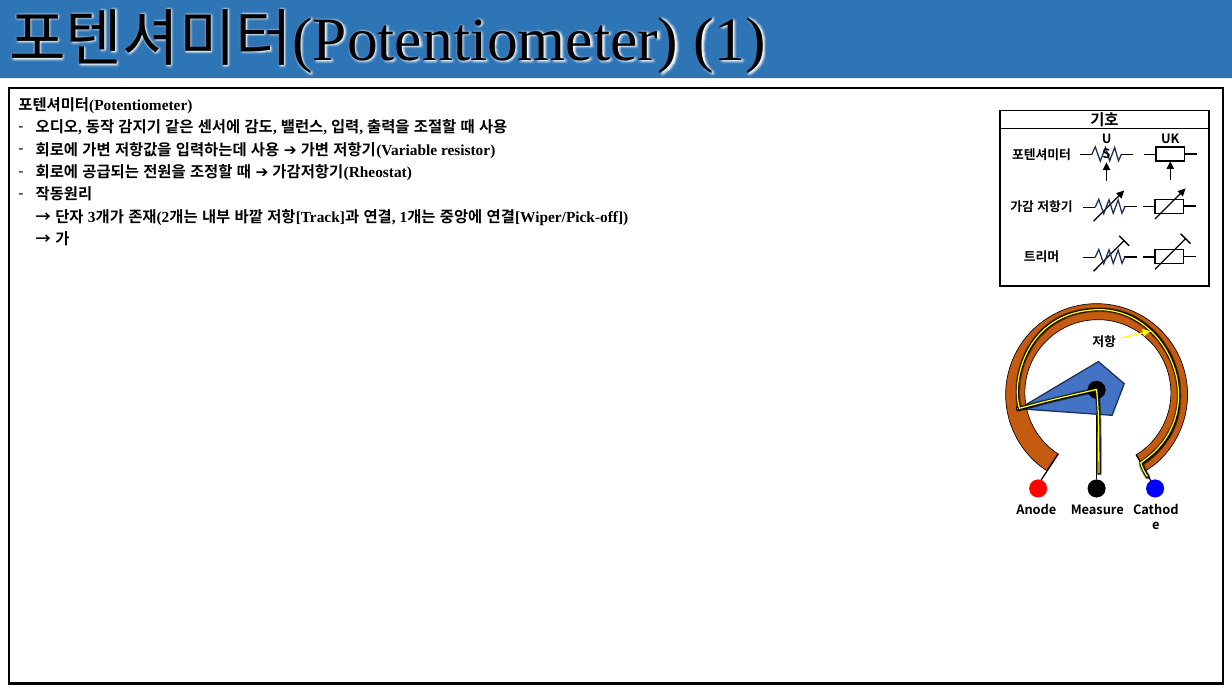
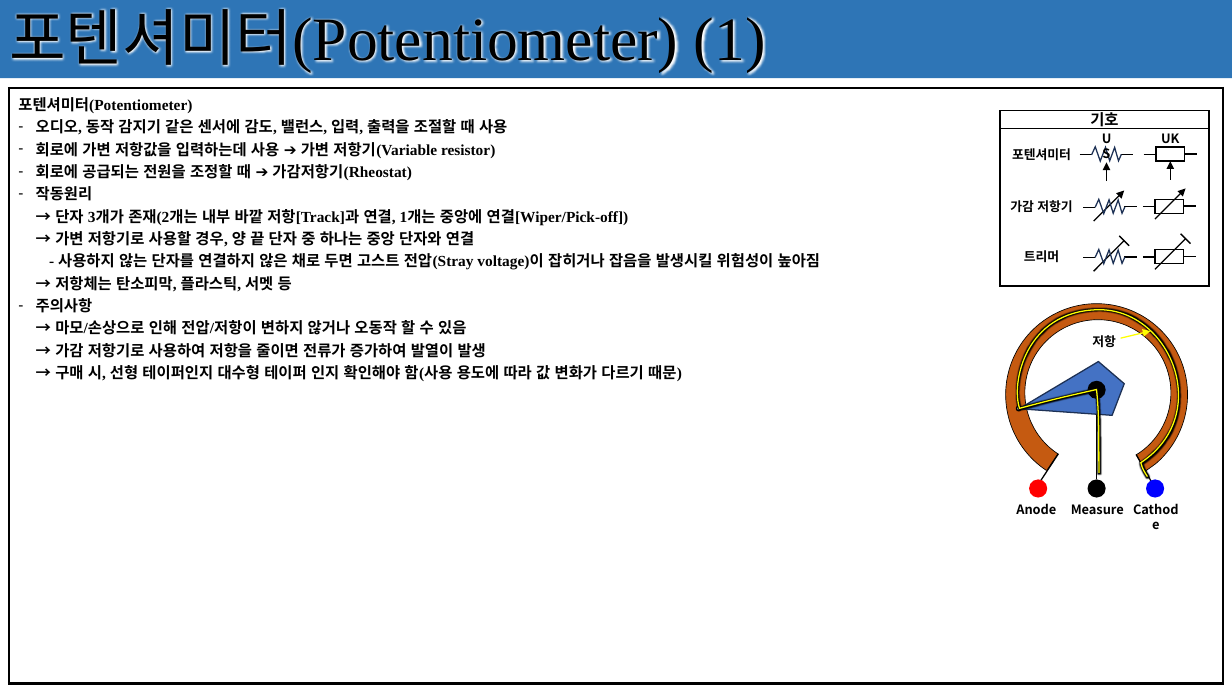
Before and after one commit to seonghokim/Study, a slide deck: slide 40 of Study Material/[KOR] Basic Electrical Circuit.pptx (slide 36 before the commit). Drawn at 1232x693 pixels with LibreOffice and Linux fonts; fonts in the diff are those of the drawing. Boxes give left, top, right and bottom in pixels: in the first picture for what was removed or moved away, otherwise in the second. Text is boxed around its words. In the diff, an @@ line names an element or a change of style, - is before the commit and + after.

```diff
--- a/Study Material/[KOR] Basic Electrical Circuit.pptx
+++ b/Study Material/[KOR] Basic Electrical Circuit.pptx
@@ table at (9, 88, 1224, 683) @@
-row 1, column 1: 포텐셔미터(Potentiometer) / 오디오, 동작 감지기 같은 센서에 감도, 밸런스, 입력, 출력을 조절할 때 사용 / 회로에 가변 저항값을 입력하는데 사용 ➔ 가변 저항기(Variable resistor) / 회로에 공급되는 전원을 조정할 때 ➔ 가감저항기(Rheostat) / 작동원리 / → 단자 3개가 존재(2개는 내부 바깥 저항[Track]과 연결, 1개는 중앙에 연결[Wiper/Pick-off]) / → 가
+row 1, column 1: 포텐셔미터(Potentiometer) / 오디오, 동작 감지기 같은 센서에 감도, 밸런스, 입력, 출력을 조절할 때 사용 / 회로에 가변 저항값을 입력하는데 사용 ➔ 가변 저항기(Variable resistor) / 회로에 공급되는 전원을 조정할 때 ➔ 가감저항기(Rheostat) / 작동원리 / → 단자 3개가 존재(2개는 내부 바깥 저항[Track]과 연결, 1개는 중앙에 연결[Wiper/Pick-off]) / → 가변 저항기로 사용할 경우, 양 끝 단자 중 하나는 중앙 단자와 연결 / - 사용하지 않는 단자를 연결하지 않은 채로 두면 고스트 전압(Stray voltage)이 잡히거나 잡음을 발생시킬 위험성이 높아짐 / → 저항체는 탄소피막, 플라스틱, 서멧 등 / 주의사항 / → 마모/손상으로 인해 전압/저항이 변하지 않거나 오동작 할 수 있음 / → 가감 저항기로 사용하여 저항을 줄이면 전류가 증가하여 발열이 발생 / → 구매 시, 선형 테이퍼인지 대수형 테이퍼 인지 확인해야 함(사용 용도에 따라 값 변화가 다르기 때문)
```
Also in this commit, not shown: 4 other slides changed, 4 slides added.
